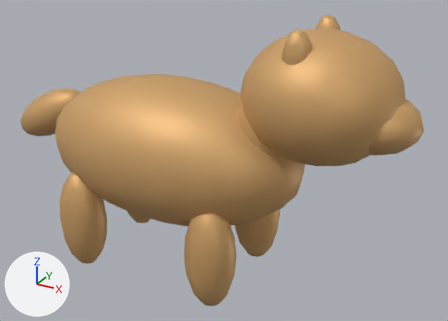
Before and after pictures for a commit that changed the glTF model public/models/starters/puppy.glb.
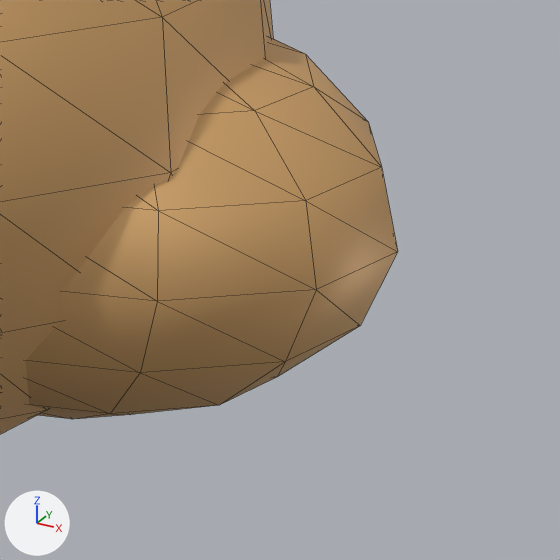
Each version is shown whole from a 50 mm lens placed at (1.141, -1.697, 0.847), pointed at (0.185, 0.043, -0.023), then close up on the part from 81% to 100% of the width and 29% to 55% of the height. Arrows for +X, +Y and +Z are at lower left; the lights stay in place. The last two pictures show the newer version. The close-ups show mesh edges as thin lines.

Names of what the first close-up shows: 'Head', 'Snout'.
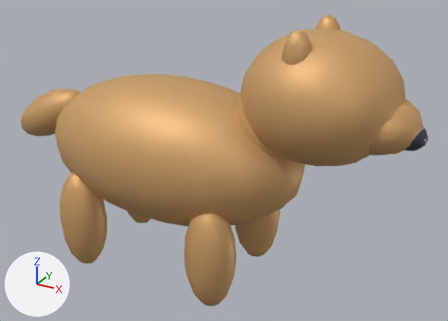
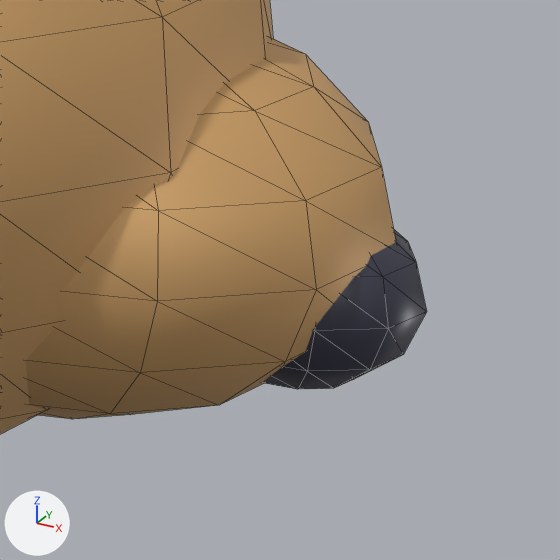
Pixel boxes (x1, y1, x2, y2) of what changed, in the close-ups (560 x 560 px):
'Nose', added
    after: (262, 230, 427, 389)

The change, as a list of edits to the scene's bpy script:
```text
Add mat_face_dark:
    mat_face_dark = principled_material('Face Dark')
    mat_face_dark.base_color = (0.05, 0.05, 0.08)  # greyish blue #3f3f50
    mat_face_dark.metallic = 0.2
    mat_face_dark.roughness = 0.4
Add me_nose:
    me_nose.from_pydata(...)  # 57 vertices, 100 faces; spans x 0.7582..0.8617, y -0.0437..0.0437, z 0.1586..0.2414
    me_nose.materials.append(mat_face_dark)  # greyish blue #3f3f50
Add ob_nose:
    ob_nose = bpy.data.objects.new('Nose', me_nose)
    ob_nose.location = (0.0, 0.0, 0.0)
```
